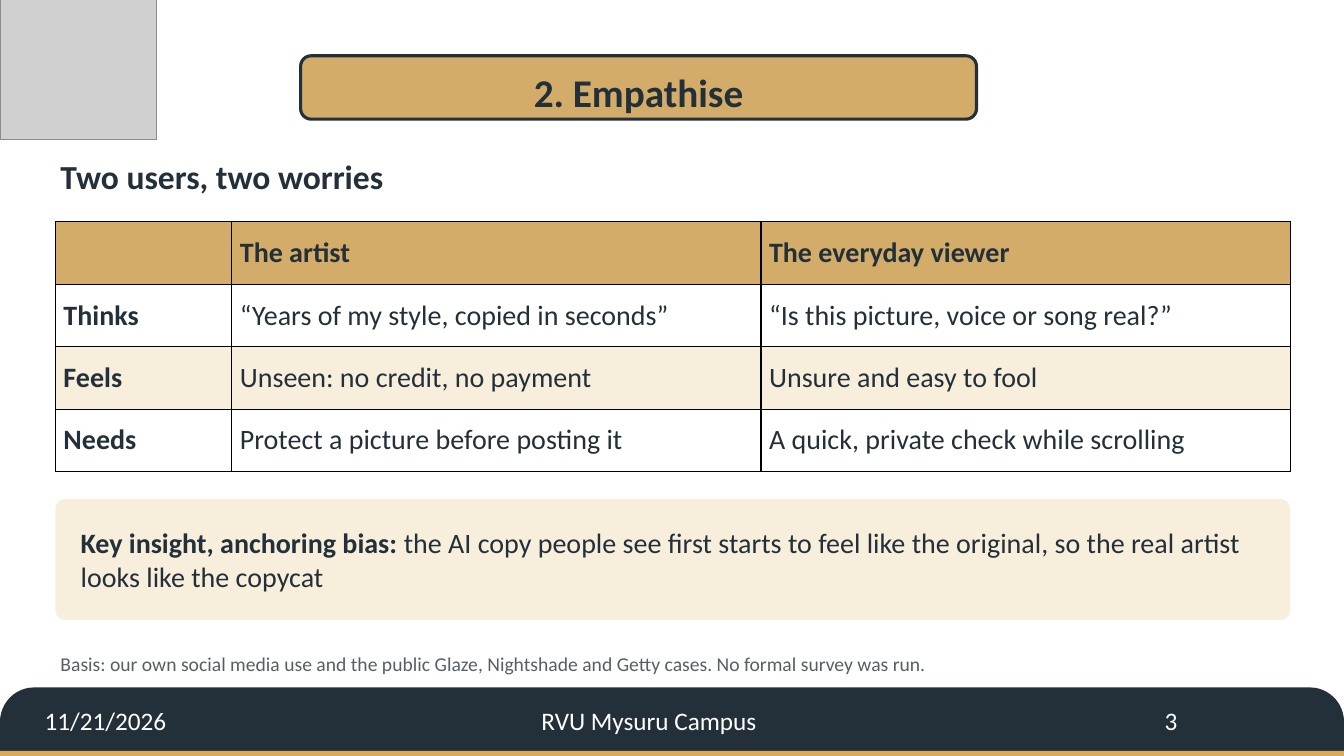
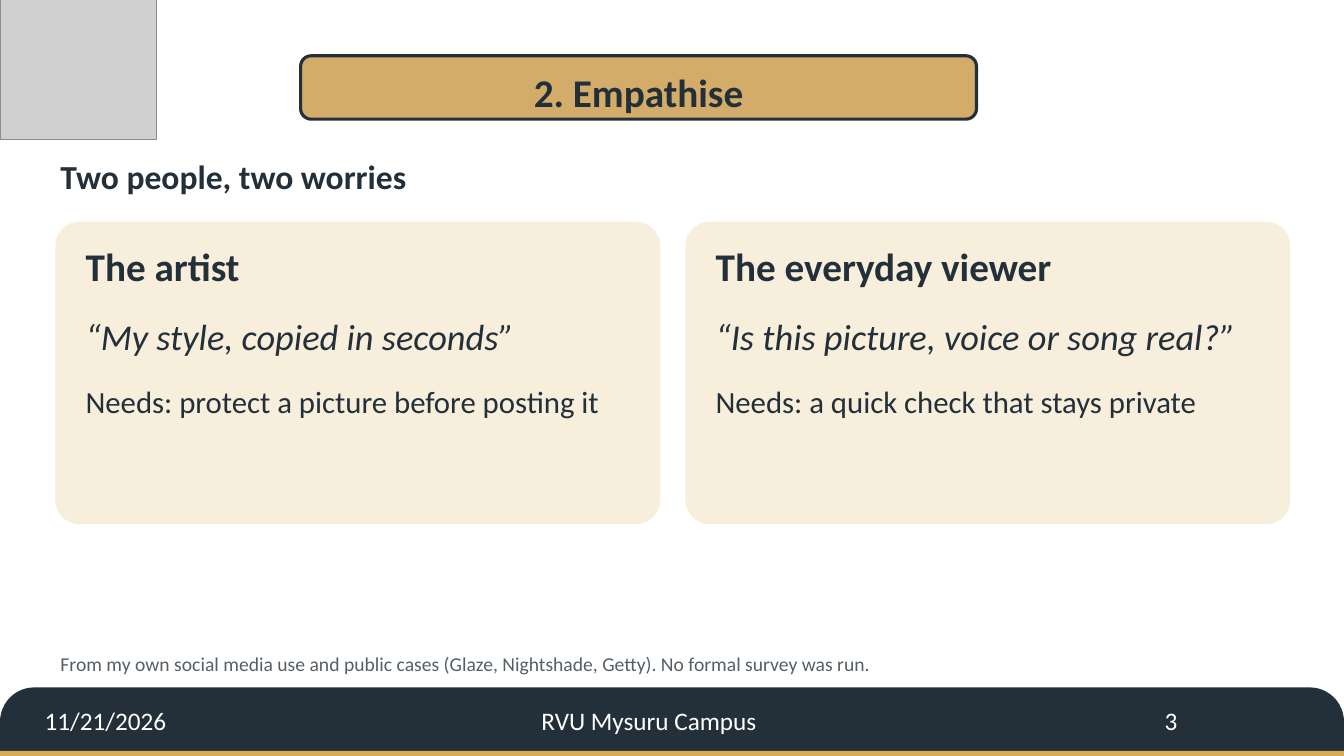
Before and after one commit to YajatGhule/ai-poisoner, a slide deck: slide 3 of sidt/SIDT_Jury_Deck_G14.pptx. Drawn at 1344x756 pixels with LibreOffice and Linux fonts; fonts in the diff are those of the drawing; grey boxes stand for pictures; background and template pictures are left out. Boxes give left, top, right and bottom in pixels: in the first picture for what was removed or moved away, otherwise in the second. Text is boxed around its words. In the diff, an @@ line names an element or a change of style, - is before the commit and + after.

```diff
--- a/sidt/SIDT_Jury_Deck_G14.pptx
+++ b/sidt/SIDT_Jury_Deck_G14.pptx
@@ text at (x1=60, y1=165, x2=406, y2=195): text changed @@
-Two users, two worries
+Two people, two worries
@@ table removed at (x1=55, y1=222, x2=1291, y2=472), 4 rows, 3 columns @@
- | The artist | The everyday viewer
-Thinks | “Years of my style, copied in seconds” | “Is this picture, voice or song real?”
-Feels | Unseen: no credit, no payment | Unsure and easy to fool
-Needs | Protect a picture before posting it | A quick, private check while scrolling
@@ rounded rectangle added at (x1=55, y1=222, x2=660, y2=524), fill #F7EEDC @@
@@ rounded rectangle added at (x1=686, y1=222, x2=1291, y2=524), fill #F7EEDC @@
@@ text added at (x1=86, y1=253, x2=598, y2=419), 22 pt, text #233039 @@
+The artist
+“My style, copied in seconds”
+Needs: protect a picture before posting it
@@ text added at (x1=716, y1=253, x2=1236, y2=418), 22 pt, text #233039 @@
+The everyday viewer
+“Is this picture, voice or song real?”
+Needs: a quick check that stays private
@@ rounded rectangle removed at (x1=55, y1=499, x2=1291, y2=620) @@
@@ text removed at (x1=81, y1=533, x2=1240, y2=592) @@
-Key insight, anchoring bias: the AI copy people see first starts to feel like the original, so the real artist looks like the copycat
@@ text at (x1=60, y1=657, x2=869, y2=675): text changed @@
-Basis: our own social media use and the public Glaze, Nightshade and Getty cases. No formal survey was run.
+From my own social media use and public cases (Glaze, Nightshade, Getty). No formal survey was run.
```
Also in this commit, not shown: 8 other slides changed, 1 slide added, 1 slide removed, 8 other files.
